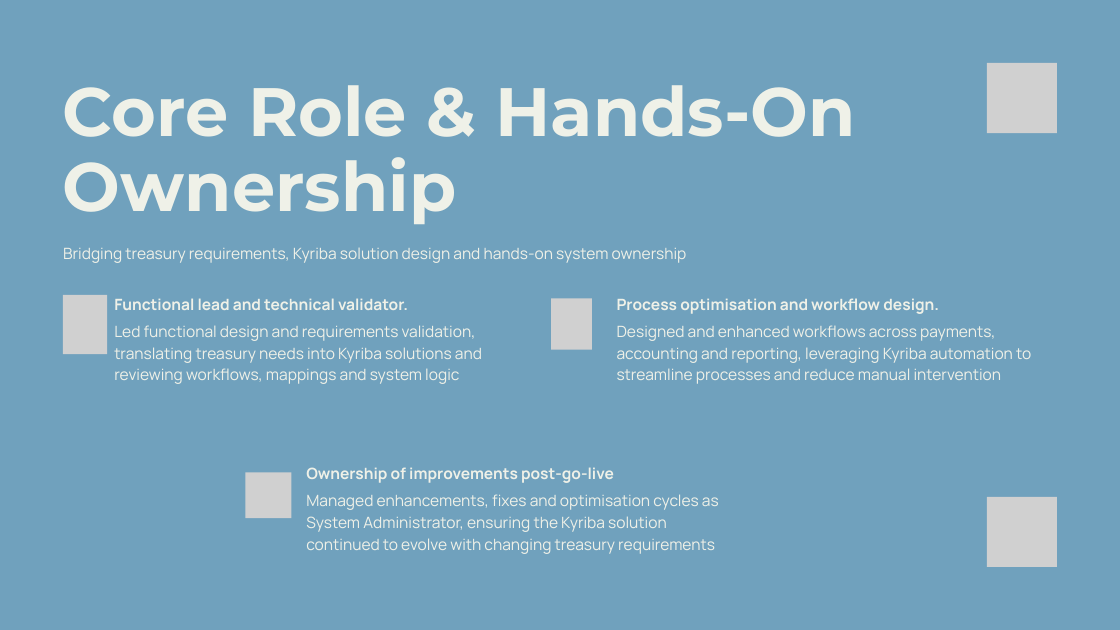
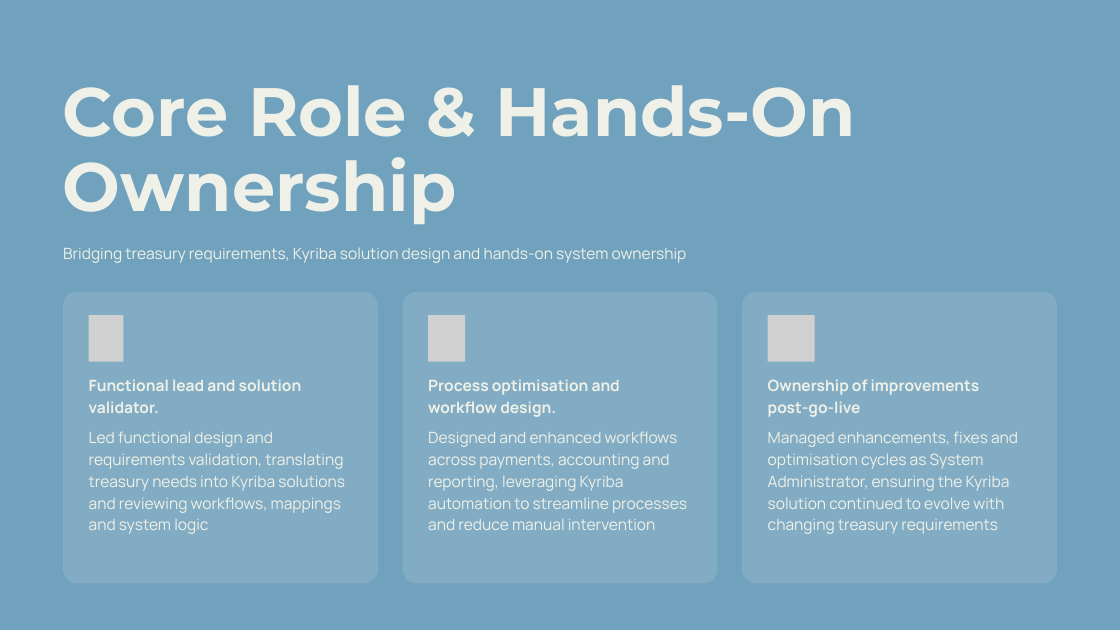
Before and after one commit to sgarciapuga/Work_Portfolio, a slide deck: slide 4 of docs/kyriba-transformation/presentation/kyriba-transformation.pptx. Drawn at 1120x630 pixels with LibreOffice and Linux fonts; fonts in the diff are those of the drawing; grey boxes stand for pictures. Boxes give left, top, right and bottom in pixels: in the first picture for what was removed or moved away, otherwise in the second. Text is boxed around its words. In the diff, an @@ line names an element or a change of style, - is before the commit and + after.

Commit message:
Added Case 2 to Kyriba Transformation

```diff
--- a/docs/kyriba-transformation/presentation/kyriba-transformation.pptx
+++ b/docs/kyriba-transformation/presentation/kyriba-transformation.pptx
@@ picture removed at <box>987,63,1057,133</box> @@
@@ freeform shape added at <box>63,292,377,584</box>, fill #EFF1E8 at 15% opacity @@
@@ freeform shape added at <box>403,292,717,584</box>, fill #EFF1E8 at 15% opacity @@
@@ freeform shape added at <box>742,292,1057,584</box>, fill #EFF1E8 at 15% opacity @@
@@ picture: place and size @@
-picture at <box>63,295,107,354</box>
+picture at <box>88,315,123,361</box>
@@ picture: place and size @@
-picture at <box>551,298,592,349</box>
+picture at <box>428,315,465,361</box>
@@ picture: place and size @@
-picture at <box>245,472,291,518</box>
+picture at <box>768,315,815,361</box>
@@ text at <box>89,379,302,413</box>: text changed @@
-Functional lead and technical validator.
+Functional lead and solution validator.
@@ text "Process optimisation and workflow design." rewrapped from <box>617,298,939,314</box> to <box>428,379,620,417</box> @@
@@ text "Ownership of improvements post‑go‑live" rewrapped from <box>306,467,614,483</box> to <box>768,379,980,417</box> @@
@@ text "Led functional design and requirements ..." rewrapped from <box>114,325,482,384</box> to <box>89,431,345,534</box> @@
@@ text "Designed and enhanced workflows across ..." rewrapped from <box>617,325,1031,384</box> to <box>428,431,687,530</box> @@
@@ text "Managed enhancements, fixes and optimisation ..." rewrapped from <box>306,494,719,554</box> to <box>768,431,1018,534</box> @@
@@ picture removed at <box>987,497,1057,567</box> @@
```
Also in this commit, not shown: 18 other slides changed, 19 other files.
